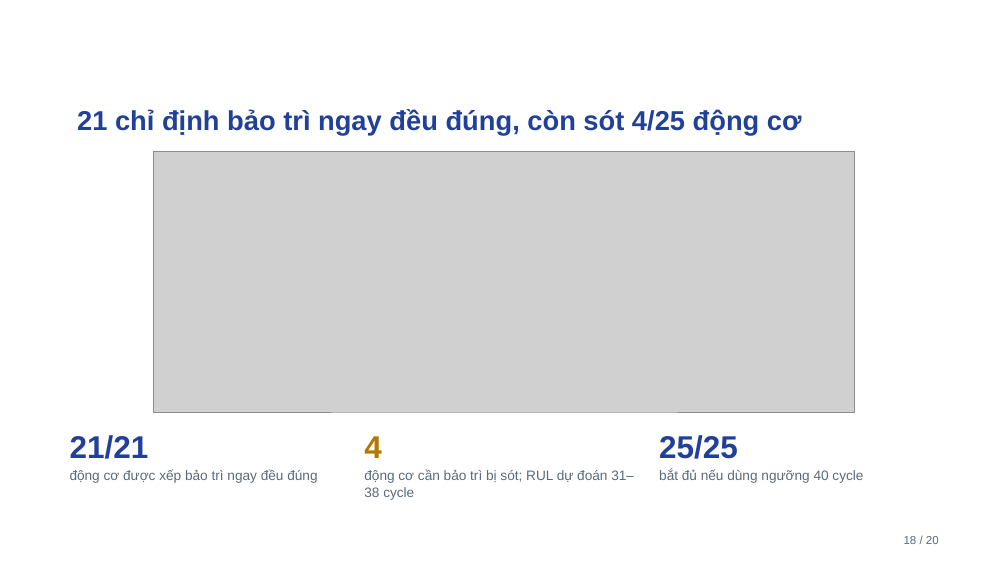
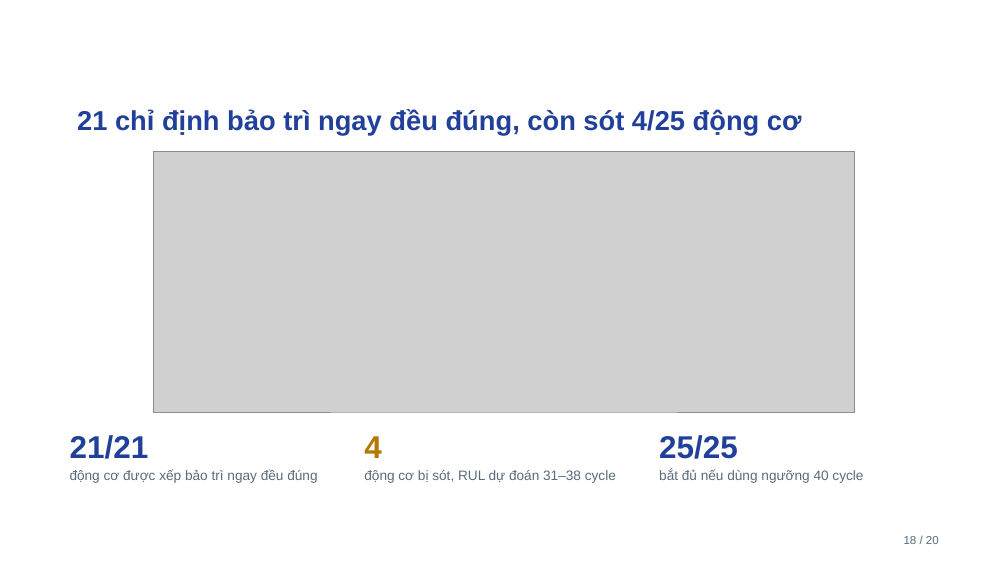
Before and after one commit to ti014/tinasa-cmapss-rul-prediction, a slide deck: slide 18 of slides/cmapss_fd001_presentation.pptx. Drawn at 1008x567 pixels with LibreOffice and Linux fonts; fonts in the diff are those of the drawing; grey boxes stand for pictures; background and template pictures are left out. Boxes give left, top, right and bottom in pixels: in the first picture for what was removed or moved away, otherwise in the second. Text is boxed around its words. In the diff, an @@ line names an element or a change of style, - is before the commit and + after.

```diff
--- a/slides/cmapss_fd001_presentation.pptx
+++ b/slides/cmapss_fd001_presentation.pptx
@@ text at [364, 470, 616, 483]: text changed @@
-động cơ cần bảo trì bị sót; RUL dự đoán 31–38 cycle
+động cơ bị sót, RUL dự đoán 31–38 cycle
```
Also in this commit, not shown: 3 other slides changed, 57 other files.
